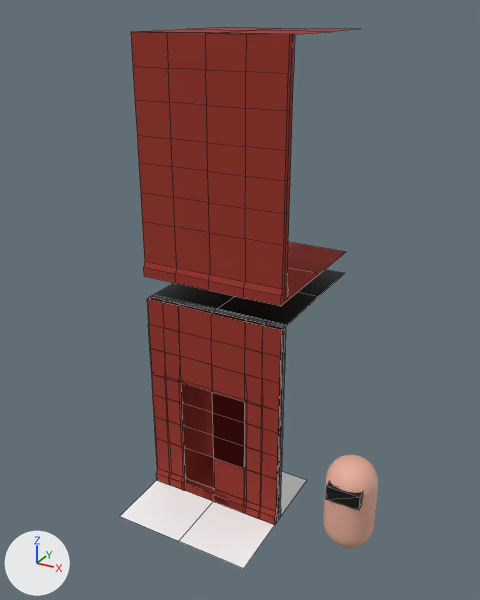
The Blender file Custom_Assets.blend, before and after one commit.
One viewpoint serves both versions: a 50 mm camera at (6.09, -10.01, 9.88) aimed at (0.34, 0.45, 4.65). Lighting does not change. The marker at lower left points along +X, +Y and +Z. The picture after the commit comes second. Mesh edges are drawn as thin lines on the coarser meshes.

In view in the first picture: 'Capsule', 'Ceiling(3x3)', 'Ceiling(3x3).004', 'Ground(3x3)', 'Ground(3x3).004', 'Wall(3X4.5)', 'Wall(3X4.5).001', 'WallDoor(3X4.5)', 'WallًWindow(3X4.5)', 'WallًWindowLarge(3X4.5)' and 1 more.
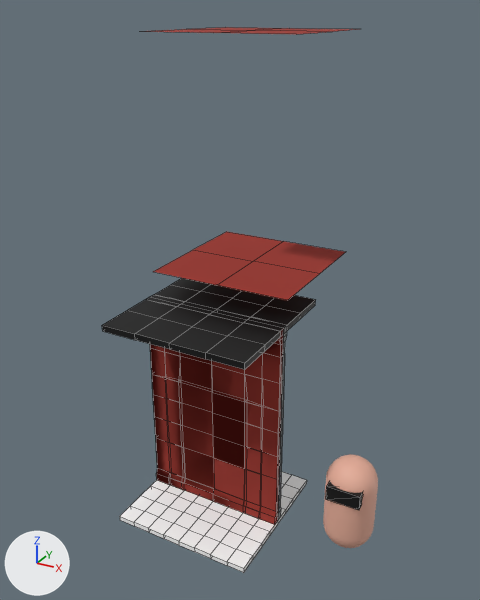
Pixel boxes (x1, y1, x2, y2) of what changed, in the pictures (480 x 600 px):
'Wall(3X4.5).001', hidden (red)
    before: (131, 31, 295, 306)
'WallDoor(3X4.5)', reshaped
    before: (147, 296, 286, 525)
    after: (151, 326, 287, 525)
'Ceiling(3x3)', reshaped, moved
    before: (155, 270, 345, 325)
    after: (102, 278, 315, 370)
'WallًWindow(3X4.5)', reshaped
    before: (151, 295, 286, 523)
    after: (150, 327, 287, 522)
'Ground(3x3)', reshaped
    before: (120, 472, 306, 569)
    after: (120, 472, 307, 573)
'Wall(3X4.5)', reshaped
    before: (148, 296, 286, 521)
    after: (150, 326, 287, 520)
'WallًWindowLarge(3X4.5)', reshaped
    before: (164, 299, 262, 512)
    after: (163, 328, 286, 512)
part 1 of me_plane_002, reshaped
    before: (148, 296, 286, 355)
    after: (281, 326, 287, 357)
part 2 of me_plane_005, built on
    before: (147, 296, 286, 378)
    after: (280, 326, 287, 380)
part 3 of me_plane_008, reshaped
    before: (151, 295, 286, 357)
    after: (281, 327, 287, 353)
part 4 of me_plane_013, added
    after: (120, 472, 307, 573)
part 5 of me_plane_017, added (black)
    after: (102, 278, 315, 370)
part 6 of me_plane_001, reshaped
    before: (164, 299, 262, 326)
    after: (264, 328, 286, 357)
'Ground(3x3).004', unchanged, uncovered by the edit
    before: (287, 242, 346, 300)
    after: (153, 232, 346, 300)

Patch to the scene script:
```diff
--- a/Custom_Assets.blend.py
+++ b/Custom_Assets.blend.py
@@ me_plane_002 @@
 # used by ob_wall_3x4_5; location = (0.0, 0.0, 0.0)
-me_plane_002.from_pydata(...)  # 123 vertices, 116 faces; spans x -1.5..1.5, y -0.15..0.15, z 0.0..4.5
+me_plane_002.from_pydata(...)  # 144 vertices, 132 faces; spans x -1.5..1.5, y -0.15..0.15, z 0.0..4.5
+# me_plane_002 part 1: 8 vertices moved from x -0.75..0.75, y -0.1..0.1, z 4.5 to x -1.5..1.5, y -0.1..0.1, z 4.19..4.31; 5 vertices removed from x -1.5..1.5, y -0.1..0.1, z 4.5; 26 vertices added at x -1.5..1.5, y -0.15..0.15, z 4.19..4.5
 me_plane_002.materials.append(mat_second_texture)
@@ me_plane_005 @@
 # used by ob_walldoor_3x4_5; location = (0.0, 0.0, 0.0)
-me_plane_005.from_pydata(...)  # 228 vertices, 216 faces; spans x -1.5..1.5, y -0.15..0.15, z 0.0..4.5
+me_plane_005.from_pydata(...)  # 225 vertices, 208 faces; spans x -1.5..1.5, y -0.15..0.15, z 0.0..4.5
+# me_plane_005 part 2: 18 vertices moved from x -1.5..1.5, y -0.1..0.1, z 3.94..4.5 to x -1.5..1.5, y -0.14..0.09, z 3.94..4.31; 8 vertices removed from x -1.5..1.5, y -0.1..0.1, z 4.5; 35 vertices added at x -1.5..1.5, y -0.14..0.14, z 4.19..4.5
+# other edits to the shape of me_plane_005 do not show in these pictures
 me_plane_005.materials.append(mat_second_texture)
@@ me_plane_008 @@
 # used by ob_wall_window_3x4_5; location = (0.0, 0.0, 0.0)
-me_plane_008.from_pydata(...)  # 205 vertices, 188 faces; spans x -1.5..1.5, y -0.15..0.19, z 0.0..4.5
+me_plane_008.from_pydata(...)  # 232 vertices, 208 faces; spans x -1.5..1.5, y -0.15..0.19, z 0.0..4.5
+# me_plane_008 part 3: 12 vertices moved from x -1.13..1.13, y -0.1..0.1, z 4.5 to x -1.5..1.5, y -0.1..0.1, z 4.19..4.31; 7 vertices removed from x -1.5..1.5, y -0.1..0.1, z 4.5; 34 vertices added at x -1.5..1.5, y -0.15..0.15, z 4.19..4.5
 me_plane_008.materials.append(mat_material)
@@ me_plane_013 @@
 # used by ob_ground_3x3; location = (0.0, 0.0, 0.0)
-me_plane_013.from_pydata(...)  # 9 vertices, 4 faces; spans x -1.5..1.5, y -1.5..1.5, z 0.0
+me_plane_013.from_pydata(...)  # 166 vertices, 161 faces; spans x -1.5..1.5, y -1.5..1.5, z -0.1..4.93
+# me_plane_013 part 4: 153 vertices added at x -1.5..1.5, y -1.5..1.5, z -0.1..0.0
+# other edits to the shape of me_plane_013 do not show in these pictures
 me_plane_013.materials.append(mat_floor)
@@ me_plane_017 @@
 # used by ob_ceiling_3x3; location = (0.0, 1.65, 4.5)
-me_plane_017.from_pydata(...)  # 9 vertices, 4 faces; spans x -1.5..1.5, y -1.5..1.5, z 0.0
+me_plane_017.from_pydata(...)  # 50 vertices, 48 faces; spans x -1.5..1.5, y -1.5..1.5, z -0.13..0.0
+# me_plane_017 part 5: 41 vertices added at x -1.5..1.5, y -1.5..1.5, z -0.13..0.0
 me_plane_017.materials.append(mat_ceiling)
@@ me_plane_001 @@
 # used by ob_wall_windowlarge_3x4_5; location = (0.0, 0.0, 0.0)
-me_plane_001.from_pydata(...)  # 246 vertices, 222 faces; spans x -1.5..1.5, y -0.15..0.19, z 0.0..4.5
+me_plane_001.from_pydata(...)  # 273 vertices, 242 faces; spans x -1.5..1.5, y -0.15..0.19, z 0.0..4.5
+# me_plane_001 part 6: 12 vertices moved from x -1.12..1.12, y -0.1..0.1, z 4.5 to x -1.5..1.5, y -0.1..0.1, z 4.19..4.31; 7 vertices removed from x -1.5..1.5, y -0.1..0.1, z 4.5; 34 vertices added at x -1.5..1.5, y -0.15..0.15, z 4.19..4.5
 me_plane_001.materials.append(mat_material)
@@ ob_ceiling_3x3 @@
 ob_ceiling_3x3 = bpy.data.objects.new('Ceiling(3x3)', me_plane_017)
-ob_ceiling_3x3.location = (0.0, 1.65, 4.5)
+ob_ceiling_3x3.location = (0.0, 0.0, 4.5)
@@ ob_wall_3x4_5__001 @@
 ob_wall_3x4_5__001.location = (0.0, 0.0, 5.0)
+ob_wall_3x4_5__001.hide_set(True)
```
